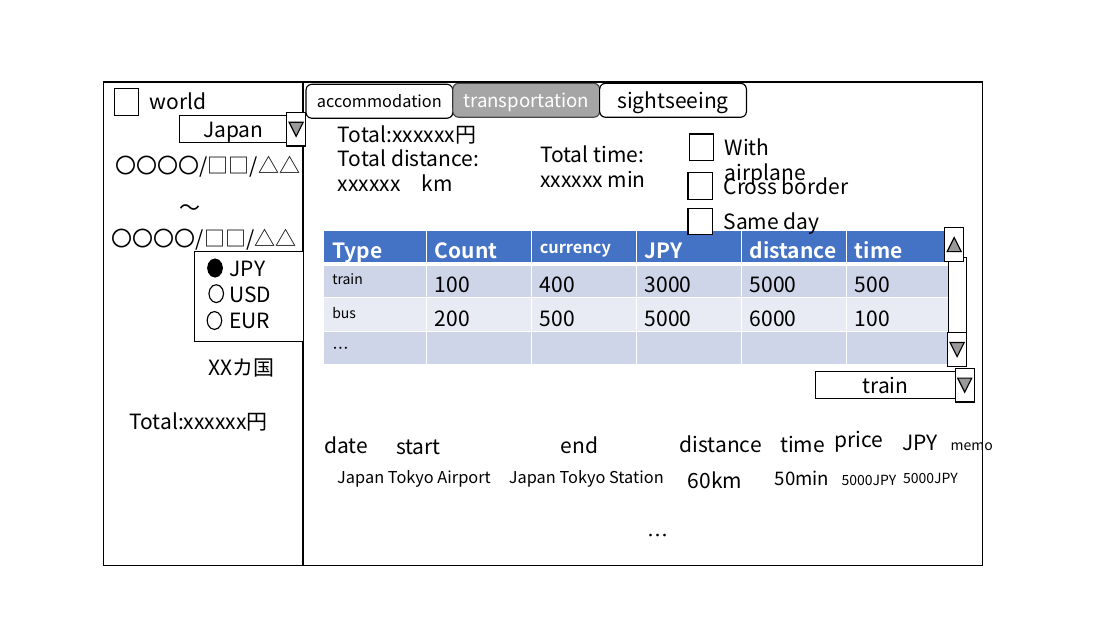
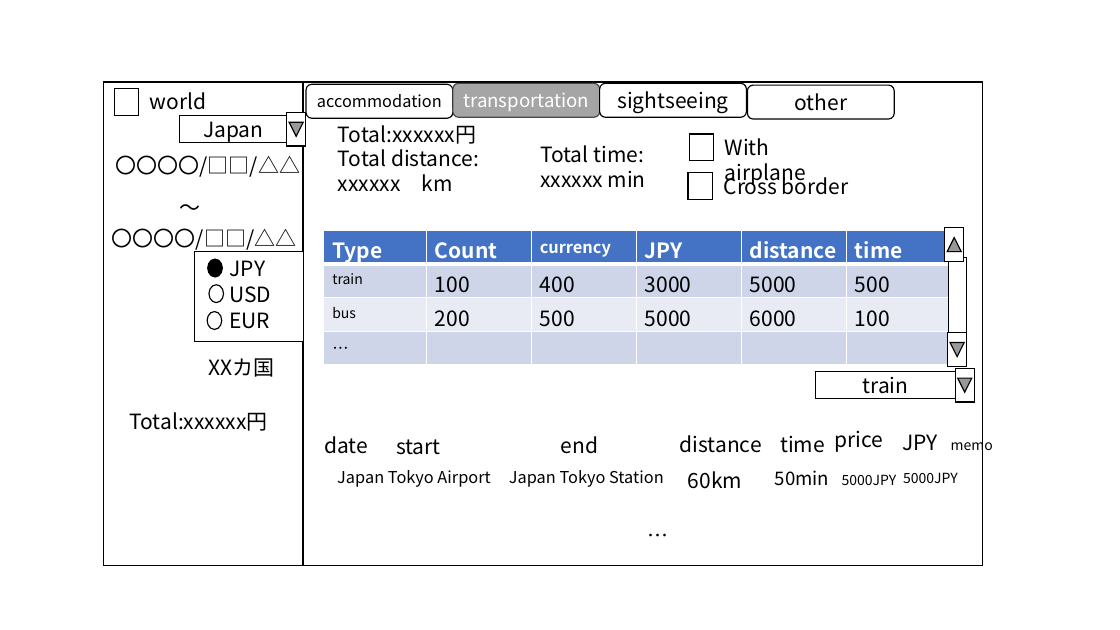
Before and after one commit to yomai-hiyashidewa/WorldTravelingLogger, a slide deck: slide 4 of models/UI.pptx. Drawn at 1120x630 pixels with LibreOffice and Linux fonts; fonts in the diff are those of the drawing. Boxes give left, top, right and bottom in pixels: in the first picture for what was removed or moved away, otherwise in the second. Text is boxed around its words. In the diff, an @@ line names an element or a change of style, - is before the commit and + after.

```diff
--- a/models/UI.pptx
+++ b/models/UI.pptx
@@ rounded rectangle added at (748,85,895,118), fill #FFFFFF, outline #000000 1 pt, 18 pt, text #000000 @@
+other
@@ rectangle removed at (688,208,712,235) @@
@@ text removed at (724,212,820,234) @@
-Same day
```
Also in this commit, not shown: 3 other slides changed, 1 slide added, 8 other files.
